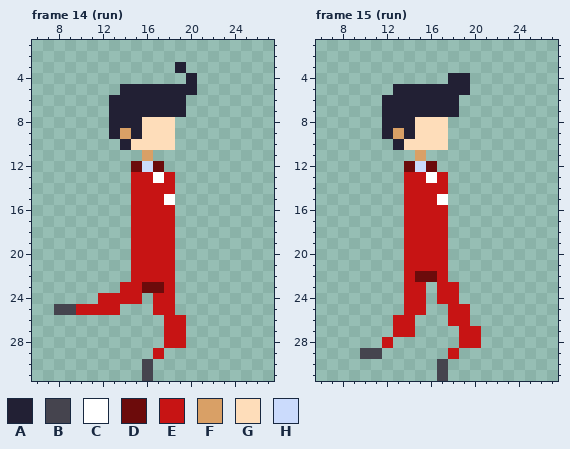
Edited in one commit: pixel-art file (CareerOpportunities/Content/prototype/characters.aseprite). Above, as it was before the edit.
32x32 pixels, 15 frames. Shown: frame 14 (run): x 6..27, y 1..31; frame 15 (run): x 6..27, y 1..31. The commit also changed other frames, which this record leaves out.
Palette (. is transparent): A #222034  B #45444e  C #ffffff  D #6c0b0b  E #c71414  F #d9a066  G #feddba  H #cbdbfc
Pixels before, frame 14 (run), first column x 8:
 3 ...........A.
 4 ............A
 5 ......AAAAAAA
 6 .....AAAAAAA.
 7 .....AAAAAAA.
 8 .....AAAGGG..
 9 .....AFAGGG..
10 ......AGGGG..
11 ........F....
12 .......DHD...
13 .......EECE..
14 .......EEEE..
15 .......EEEC..
16 .......EEEE..
17 .......EEEE..
18 .......EEEE..
19 .......EEEE..
20 .......EEEE..
21 .......EEEE..
22 .......EEEE..
23 ......EEDDE..
24 ....EEEE.EE..
25 BBEEEE...EE..
26 ..........EE.
27 ..........EE.
28 ..........EE.
29 .........E...
30 ........B....
31 ........B....
Pixels before, frame 15 (run), first column x 10:
 4 ........AA.
 5 ...AAAAAAA.
 6 ..AAAAAAA..
 7 ..AAAAAAA..
 8 ..AAAGGG...
 9 ..AFAGGG...
10 ...AGGGG...
11 .....F.....
12 ....DHD....
13 ....EECE...
14 ....EEEE...
15 ....EEEC...
16 ....EEEE...
17 ....EEEE...
18 ....EEEE...
19 ....EEEE...
20 ....EEEE...
21 ....EEEE...
22 ....EDDE...
23 ....EE.EE..
24 ....EE.EE..
25 ....EE..EE.
26 ...EE...EE.
27 ...EE....EE
28 ..E......EE
29 BB......E..
30 .......B...
31 .......B...
Now the later version:
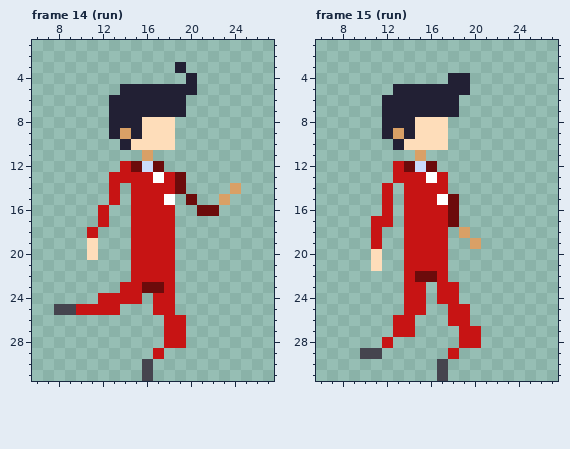
The edit:
Changed rows in their new state; - is an unchanged pixel.
Frame 14 (run), layer "Tim":
first column x 11:
12 ---E----------
13 --EE----D-----
14 --E-----D----F
15 --E------D--F-
16 -E--------DD--
17 -E------------
18 E-------------
19 G-------------
20 G-------------
Frame 15 (run), layer "Tim":
first column x 11:
12 --E-------
13 --E-------
14 -E--------
15 -E-----D--
16 -E-----D--
17 EE-----D--
18 E-------F-
19 E--------F
20 G---------
21 G---------
Where, in picture pixels (left, top, right, bottom), the same in both pictures:
added: (87, 161, 131, 260)
added: (175, 172, 241, 216)
added: (371, 161, 404, 271)
added: (448, 194, 481, 249)
